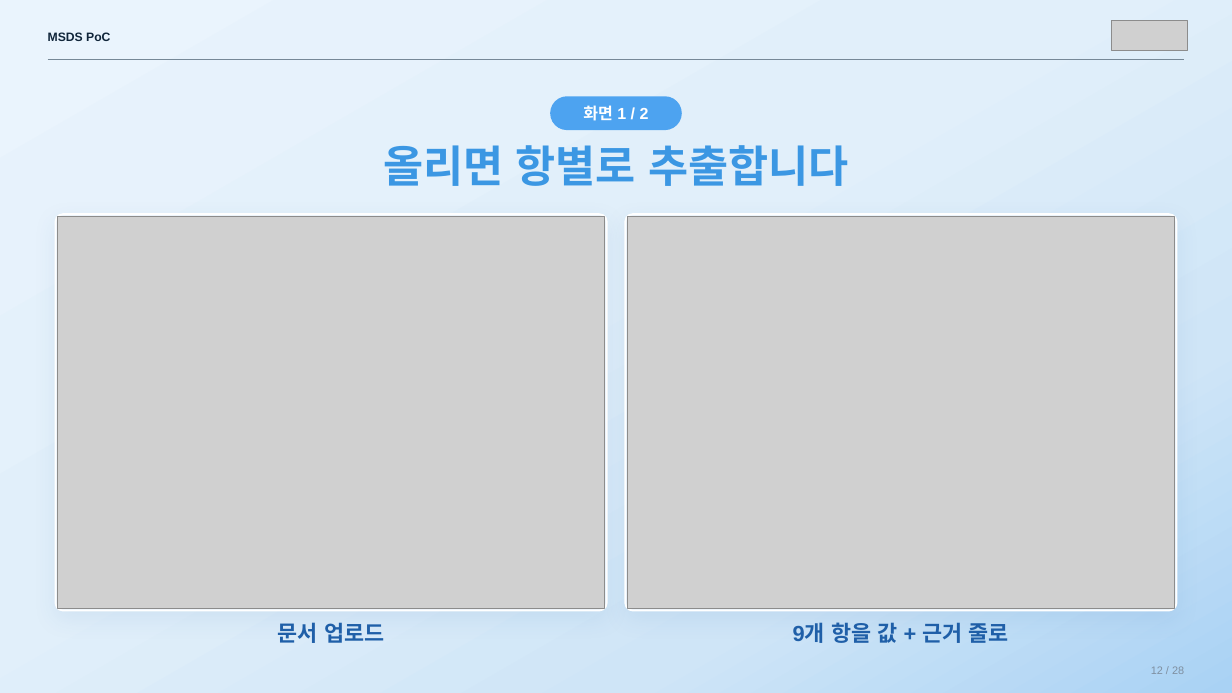
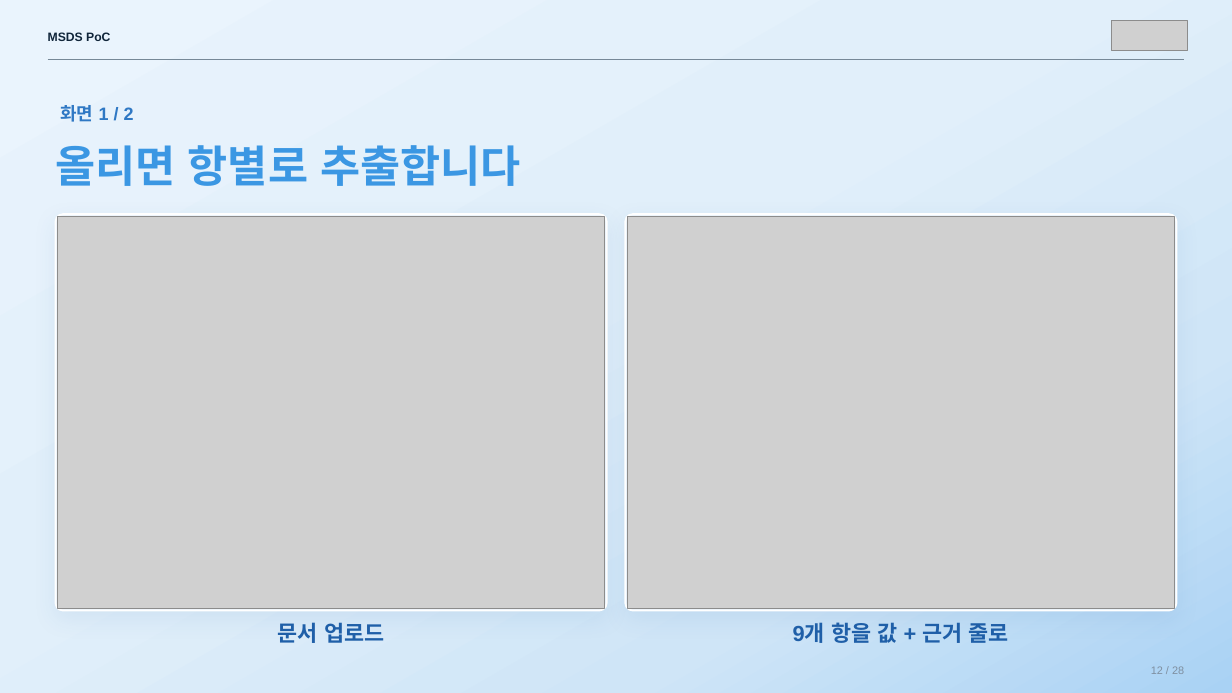
Before and after one commit to sunub/for-digital-divide, a slide deck: slide 12 of MSDS_PoC_flat.pptx. Drawn at 1232x693 pixels with LibreOffice and Linux fonts; fonts in the diff are those of the drawing; grey boxes stand for pictures. Boxes give left, top, right and bottom in pixels: in the first picture for what was removed or moved away, otherwise in the second. Text is boxed around its words. In the diff, an @@ line names an element or a change of style, - is before the commit and + after.

```diff
--- a/MSDS_PoC_flat.pptx
+++ b/MSDS_PoC_flat.pptx
@@ text "화면 1 / 2": place and size @@
-text "화면 1 / 2" at (550,96,681,130)
+text "화면 1 / 2" at (60,105,134,122)
@@ text "화면 1 / 2" at (60,105,134,122): size 12.5 to 14 pt, text colour #FFFFFF to #2F78C4; alignment centre to left; fill #4DA3F0 to none @@
@@ text "올리면 항별로 추출합니다": place and size @@
-text "올리면 항별로 추출합니다" at (383,145,848,186)
+text "올리면 항별로 추출합니다" at (55,145,520,186)
@@ text "올리면 항별로 추출합니다" at (55,145,520,186): alignment centre to left @@
```
Also in this commit, not shown: 24 other slides changed.
